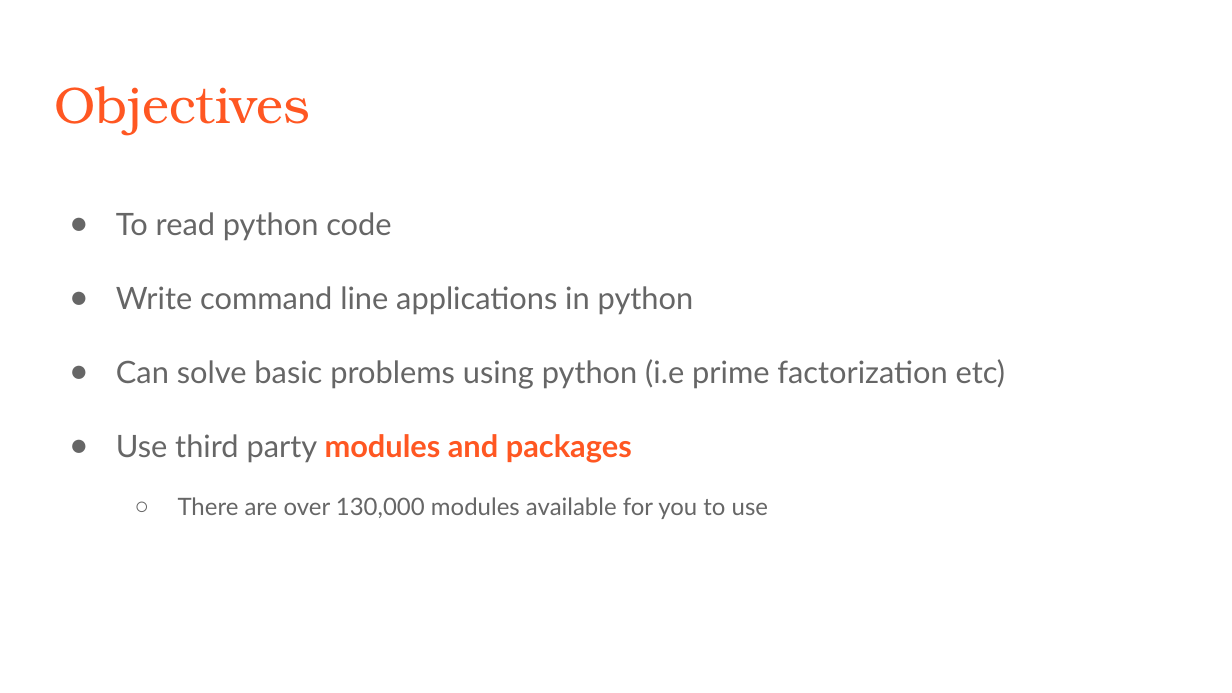
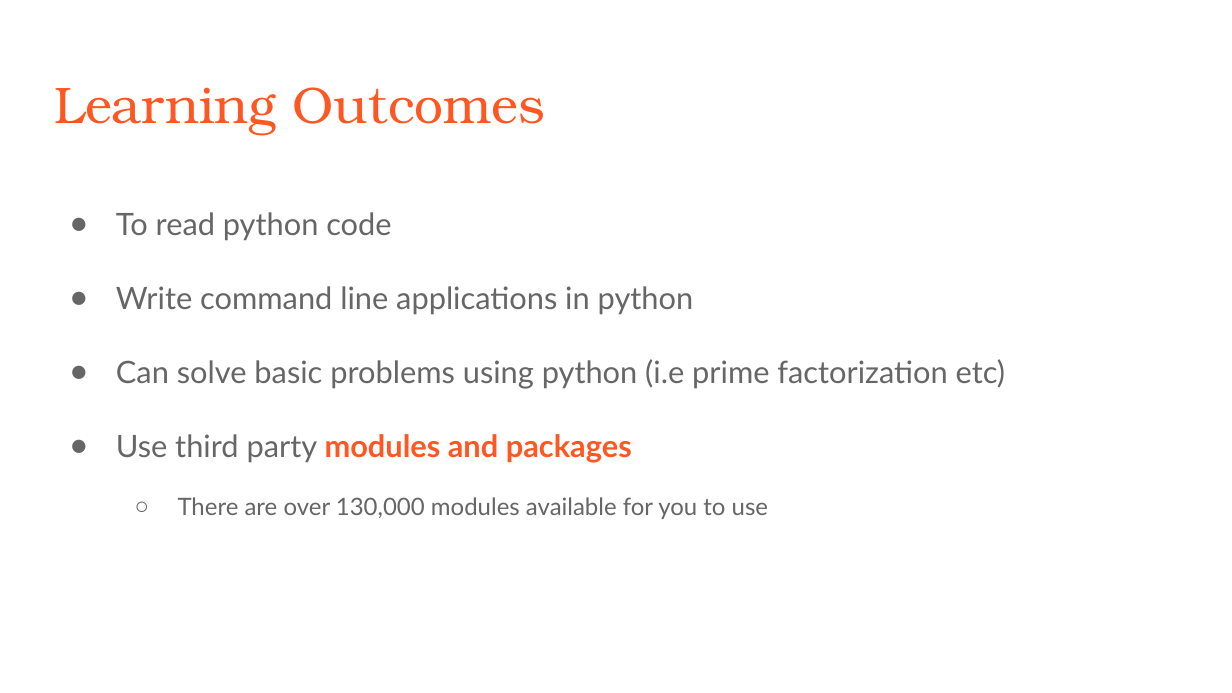
Before and after one commit to faizanzafar40/Intro-to-Programming-in-Python, a slide deck: slide 12 of 1. Presentations/1. Introduction.pptx. Drawn at 1232x693 pixels with LibreOffice and Linux fonts; fonts in the diff are those of the drawing. Boxes give left, top, right and bottom in pixels: in the first picture for what was removed or moved away, otherwise in the second. Text is boxed around its words. In the diff, an @@ line names an element or a change of style, - is before the commit and + after.

```diff
--- a/1. Presentations/1. Introduction.pptx
+++ b/1. Presentations/1. Introduction.pptx
@@ title at [54, 87, 545, 136]: text changed @@
-Objectives
+Learning Outcomes
```
Also in this commit, not shown: 5 other slides changed, 4 other files.
